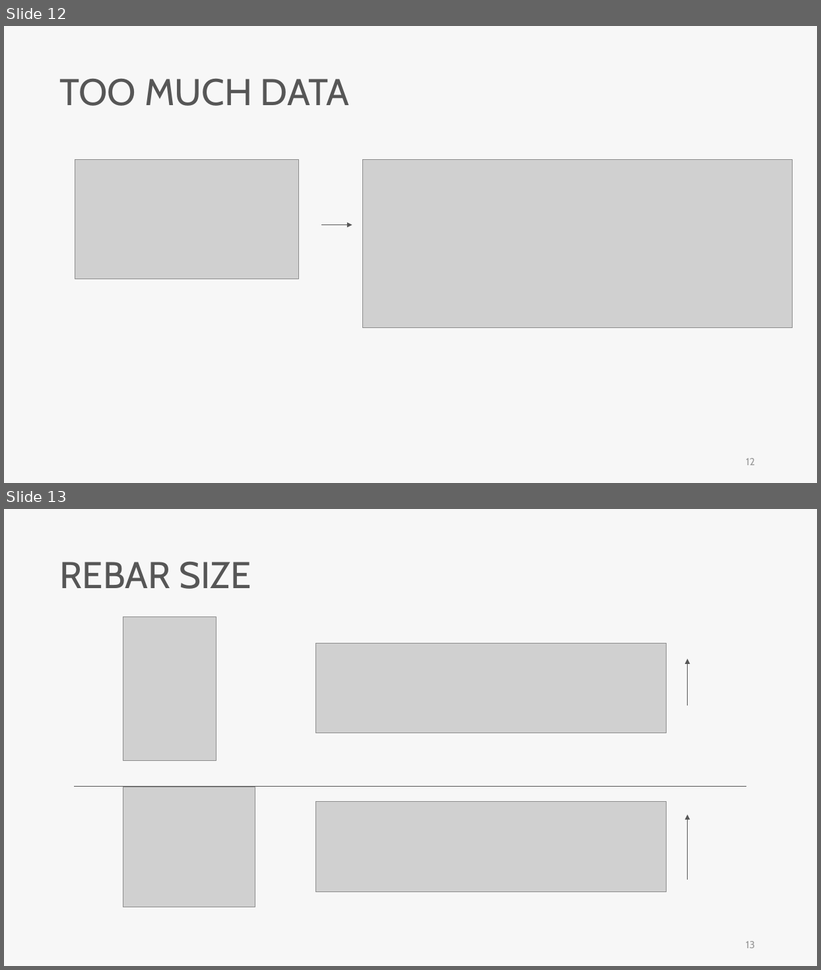
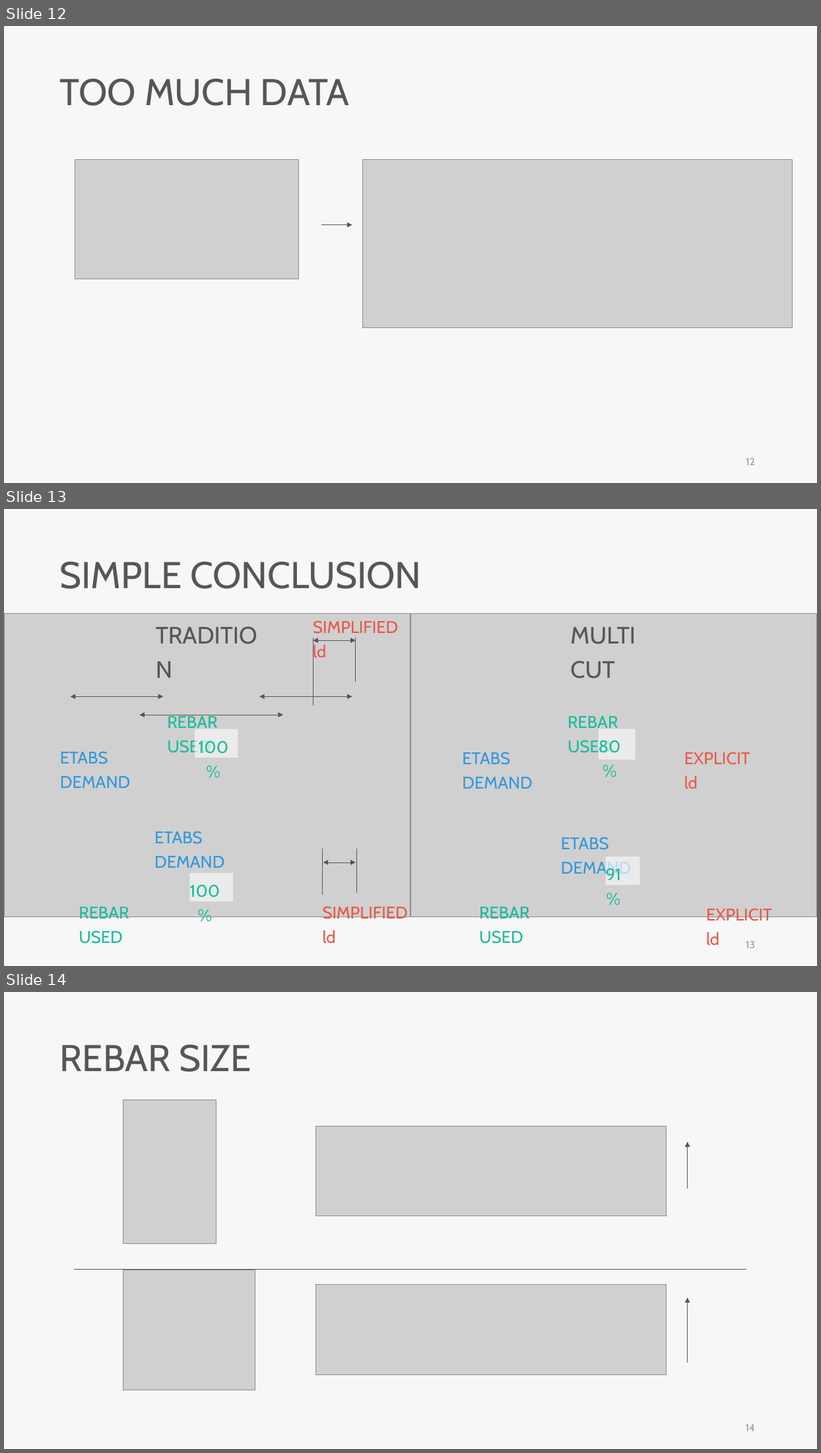
Before and after one commit to skyran1278/VbaProject, a slide deck: 20180126_SmartCut/Meeting/20181206 Meeting/20181206 Meeting.pptx. Shown one above the other, each under a label of ours: slides 12 and 13 before the commit, slides 12, 13 and 14 after it. The pictures are 821x970 and 821x1453 pixels, drawn with LibreOffice and Linux fonts; fonts in the diff are those of the drawing; grey boxes stand for pictures. Boxes give left, top, right and bottom in pixels: in the first picture for what was removed or moved away, otherwise in the second. Text is boxed around its words. In the diff, an @@ line names an element or a change of style, - is before the commit and + after.

```diff
--- a/20180126_SmartCut/Meeting/20181206 Meeting/20181206 Meeting.pptx
+++ b/20180126_SmartCut/Meeting/20181206 Meeting/20181206 Meeting.pptx
@@ slide 13 added at [4, 509, 817, 966], background #F7F7F7 @@
@@ text added at [60, 561, 422, 589], 44 pt, text #565656 @@
+SIMPLE CONCLUSION
@@ picture added at [4, 614, 411, 918] @@
@@ text added at [156, 611, 277, 649], 28 pt, text #565656 @@
+TRADITION
@@ text added at [313, 621, 398, 661], 20 pt, text #E95849 @@
+SIMPLIFIED ld
@@ picture added at [411, 614, 817, 918] @@
@@ text added at [570, 627, 636, 679], 28 pt, text #565656 @@
+MULTI CUT
@@ double arrow added from (314, 641) to (356, 641), #565656 0.5 pt @@
@@ line added from (314, 638) to (314, 706), #565656 0.5 pt @@
@@ line added from (356, 638) to (356, 682), #565656 0.5 pt @@
@@ double arrow added from (71, 697) to (163, 697), #565656 0.5 pt @@
@@ double arrow added from (259, 697) to (352, 697), #565656 0.5 pt @@
@@ double arrow added from (139, 715) to (283, 715), #565656 0.5 pt @@
@@ text added at [167, 715, 217, 754], 20 pt, text #1ABC9C @@
+REBAR USED
@@ text added at [568, 716, 618, 753], 20 pt, text #1ABC9C @@
+REBAR USED
@@ rectangle added at [195, 729, 238, 758], fill #F7F7F7 at 70% opacity, 20 pt, text #1ABC9C @@
+100%
@@ rectangle added at [599, 729, 636, 760], fill #F7F7F7 at 70% opacity, 20 pt, text #1ABC9C @@
+80%
@@ text added at [60, 751, 130, 788], 20 pt, text #3498DB @@
+ETABS DEMAND
@@ text added at [462, 752, 532, 789], 20 pt, text #3498DB @@
+ETABS DEMAND
@@ text added at [684, 752, 750, 789], 20 pt, text #E95849 @@
+EXPLICIT ld
@@ text added at [154, 831, 224, 868], 20 pt, text #3498DB @@
+ETABS DEMAND
@@ text added at [561, 837, 631, 877], 20 pt, text #3498DB @@
+ETABS DEMAND
@@ line added from (322, 850) to (322, 896), #565656 0.5 pt @@
@@ double arrow added from (323, 863) to (356, 863), #565656 0.5 pt @@
@@ line added from (356, 850) to (356, 893), #565656 0.5 pt @@
@@ rectangle added at [606, 857, 640, 885], fill #F7F7F7 at 70% opacity, 20 pt, text #1ABC9C @@
+91%
@@ rectangle added at [190, 873, 234, 902], fill #F7F7F7 at 70% opacity, 20 pt, text #1ABC9C @@
+100%
@@ text added at [79, 907, 129, 944], 20 pt, text #1ABC9C @@
+REBAR USED
@@ text added at [323, 906, 408, 944], 20 pt, text #E95849 @@
+SIMPLIFIED ld
@@ text added at [479, 907, 529, 944], 20 pt, text #1ABC9C @@
+REBAR USED
@@ text added at [706, 908, 772, 945], 20 pt, text #E95849 @@
+EXPLICIT ld
@@ page number added at [746, 941, 755, 949], 12 pt, text #9A9A9A @@
+13
@@ what was slide 13 is now slide 14 @@
@@ page number at [746, 1424, 755, 1432]: text changed @@
-13
+14
```
Also in this commit, not shown: 5 slides changed, 3 other files.
